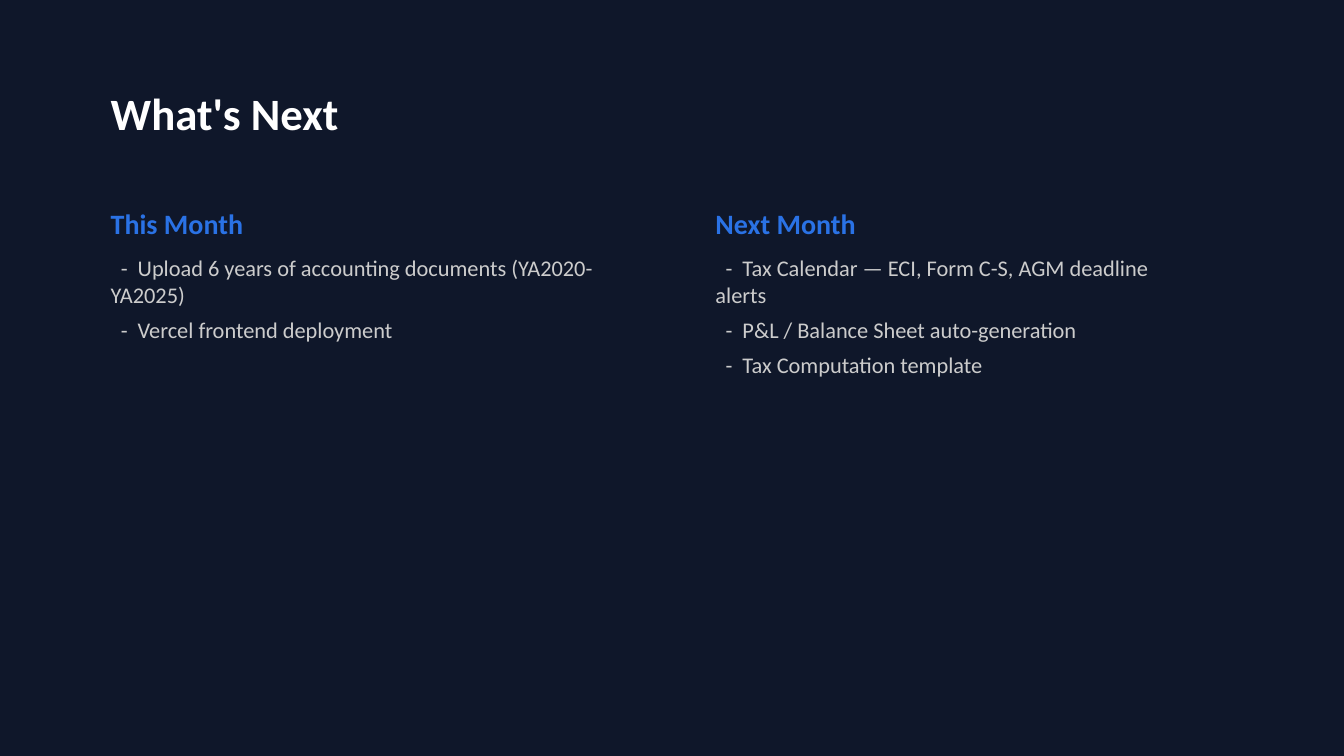
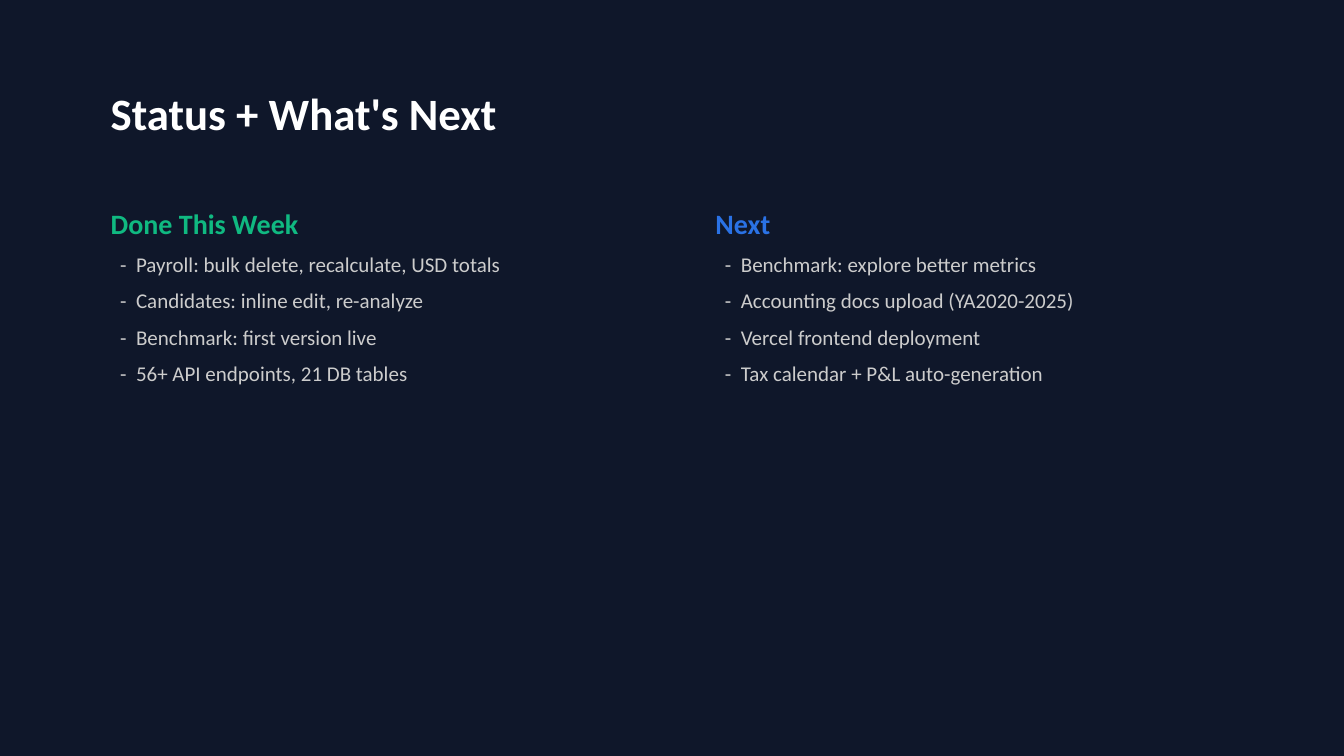
Before and after one commit to tokamak-network/hr-automation-process, a slide deck: slide 8 of docs/10. update-2026-05-28.pptx. Drawn at 1344x756 pixels with LibreOffice and Linux fonts; fonts in the diff are those of the drawing. Boxes give left, top, right and bottom in pixels: in the first picture for what was removed or moved away, otherwise in the second. Text is boxed around its words. In the diff, an @@ line names an element or a change of style, - is before the commit and + after.

```diff
--- a/docs/10. update-2026-05-28.pptx
+++ b/docs/10. update-2026-05-28.pptx
@@ text at bbox=[111, 98, 496, 131]: text changed @@
-What's Next
+Status + What's Next
@@ text at bbox=[111, 214, 500, 385]: text changed; size 16 to 15 pt @@
-This Month
-- Upload 6 years of accounting documents (YA2020-YA2025)
-- Vercel frontend deployment
+Done This Week
+- Payroll: bulk delete, recalculate, USD totals
+- Candidates: inline edit, re-analyze
+- Benchmark: first version live
+- 56+ API endpoints, 21 DB tables
@@ text at bbox=[715, 216, 1073, 385]: text changed; size 16 to 15 pt @@
-Next Month
-- Tax Calendar — ECI, Form C-S, AGM deadline alerts
-- P&L / Balance Sheet auto-generation
-- Tax Computation template
+Next
+- Benchmark: explore better metrics
+- Accounting docs upload (YA2020-2025)
+- Vercel frontend deployment
+- Tax calendar + P&L auto-generation
```
Also in this commit, not shown: 5 other slides changed, 2 slides added, 2 slides removed, 1 other file.
